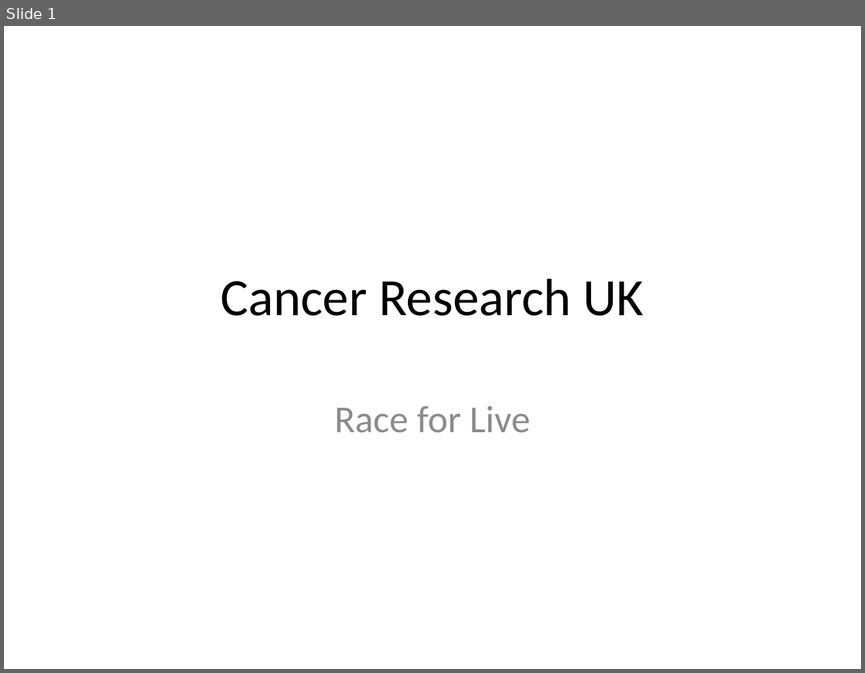
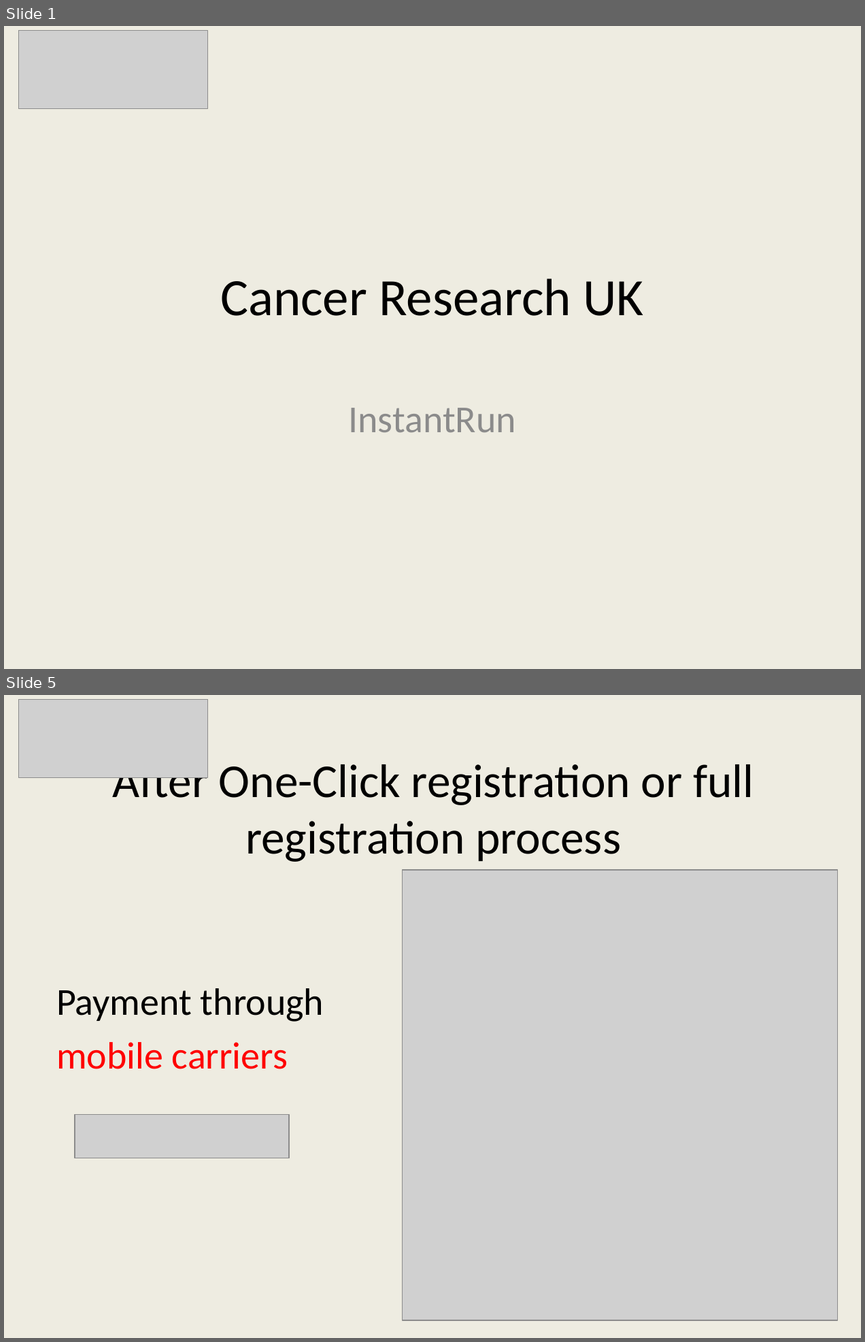
Before and after one commit to shaalin/awsHackathon2014, a slide deck: docs/Architecture.pptx. Shown one above the other, each under a label of ours: slide 1 before the commit, slides 1 and 5 after it; the slides between them are not shown. The pictures are 865x673 and 865x1342 pixels, drawn with LibreOffice and Linux fonts; fonts in the diff are those of the drawing; grey boxes stand for pictures. Boxes give left, top, right and bottom in pixels: in the first picture for what was removed or moved away, otherwise in the second. Text is boxed around its words. In the diff, an @@ line names an element or a change of style, - is before the commit and + after.

```diff
--- a/docs/Architecture.pptx
+++ b/docs/Architecture.pptx
@@ slide 5 added at <box>4,695,861,1338</box>, background #EEECE1 @@
@@ picture added at <box>18,699,208,778</box> @@
@@ title added at <box>113,758,753,862</box>, 39.6 pt, text #000000 @@
+After One-Click registration or full registration process
@@ picture added at <box>402,870,837,1320</box> @@
@@ text added at <box>56,988,324,1069</box>, 32 pt, text #000000 @@
+Payment through
+mobile carriers
@@ picture added at <box>75,1114,290,1157</box> @@
@@ slide 1 changed as well @@
@@ background #FFFFFF to #EEECE1 @@
@@ picture added at <box>18,30,208,109</box> @@
@@ subtitle at <box>349,407,516,432</box>: text changed @@
-Race for Live
+InstantRun
```
Also in this commit, not shown: 1 other slide changed, 15 other slides added, 1 slide removed.
